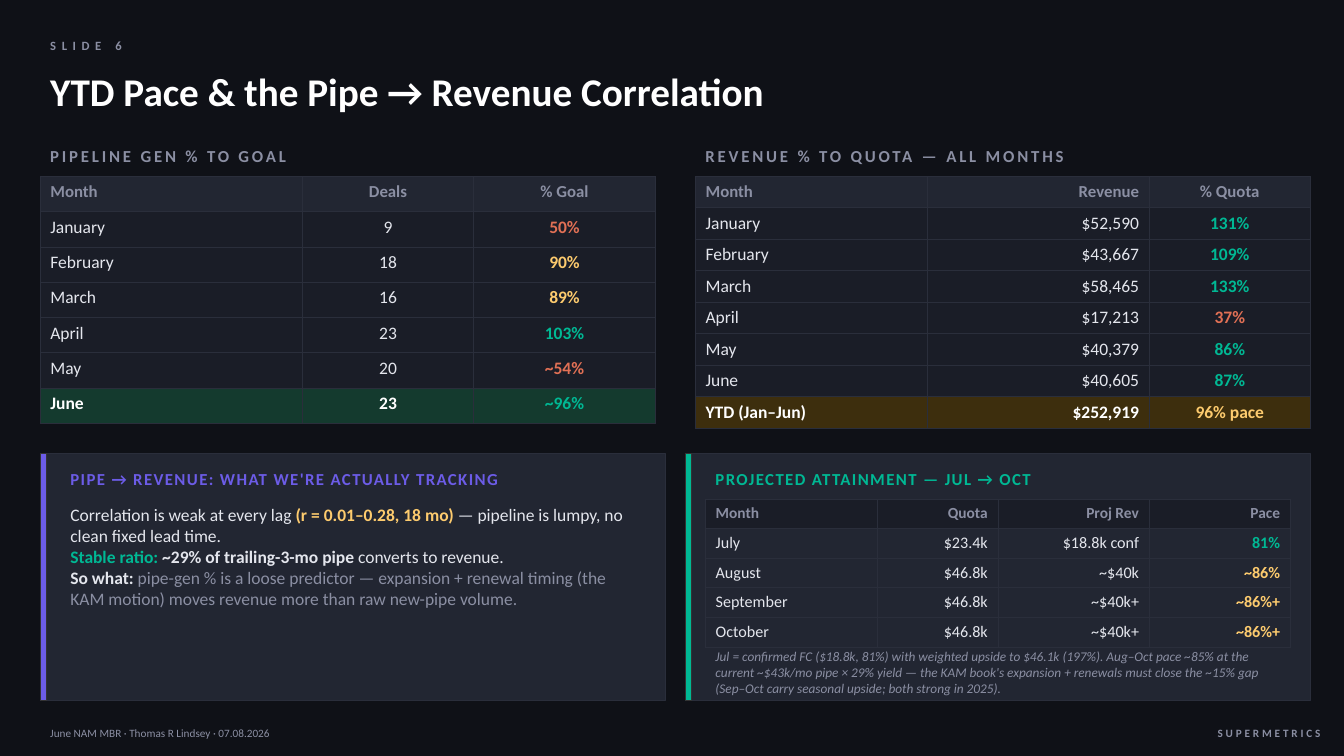
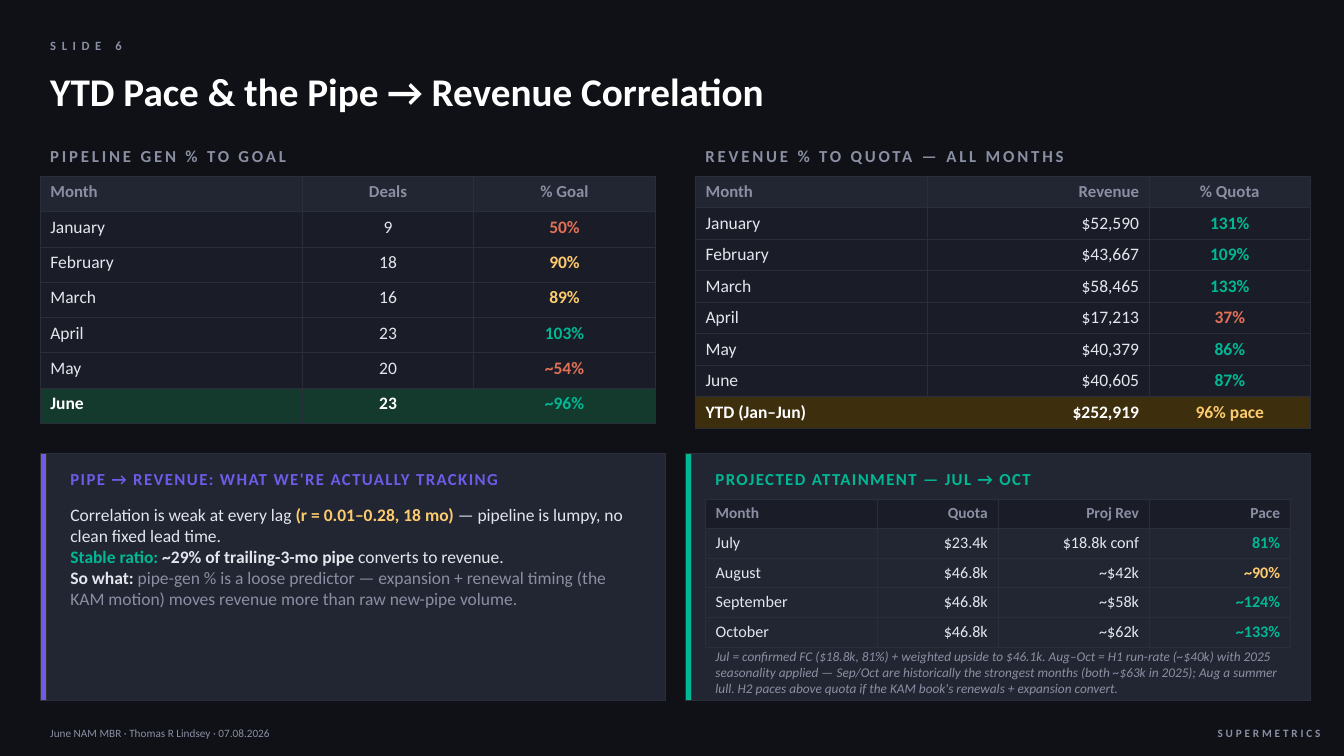
Before and after one commit to thommi2phones/Sales-Coach, a slide deck: slide 6 of June_2026_NAM_MBR.pptx. Drawn at 1344x756 pixels with LibreOffice and Linux fonts; fonts in the diff are those of the drawing. Boxes give left, top, right and bottom in pixels: in the first picture for what was removed or moved away, otherwise in the second. Text is boxed around its words. In the diff, an @@ line names an element or a change of style, - is before the commit and + after.

```diff
--- a/June_2026_NAM_MBR.pptx
+++ b/June_2026_NAM_MBR.pptx
@@ table at bbox=[706, 499, 1291, 643] @@
-row 3, column 3: ~$40k
+row 3, column 3: ~$42k
-row 3, column 4: ~86%
+row 3, column 4: ~90%
-row 4, column 3: ~$40k+
+row 4, column 3: ~$58k
-row 4, column 4: ~86%+
+row 4, column 4: ~124%
-row 5, column 3: ~$40k+
+row 5, column 3: ~$62k
-row 5, column 4: ~86%+
+row 5, column 4: ~133%
@@ text at bbox=[715, 651, 1277, 695]: text changed @@
-Jul = confirmed FC ($18.8k, 81%) with weighted upside to $46.1k (197%). Aug–Oct pace ~85% at the current ~$43k/mo pipe × 29% yield — the KAM book's expansion + renewals must close the ~15% gap (Sep–Oct carry seasonal upside; both strong in 2025).
+Jul = confirmed FC ($18.8k, 81%) + weighted upside to $46.1k. Aug–Oct = H1 run-rate (~$40k) with 2025 seasonality applied — Sep/Oct are historically the strongest months (both ~$63k in 2025); Aug a summer lull. H2 paces above quota if the KAM book's renewals + expansion convert.
```
Also in this commit, not shown: 1 other slide changed, 1 slide added, 3 slides removed, 1 other file.
